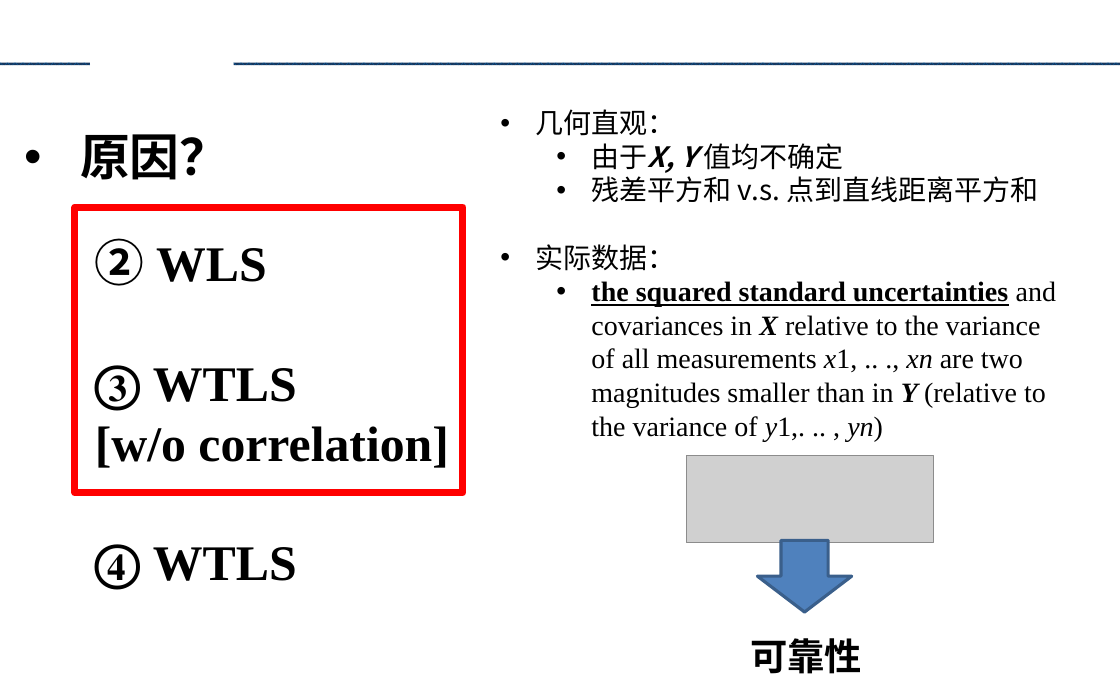
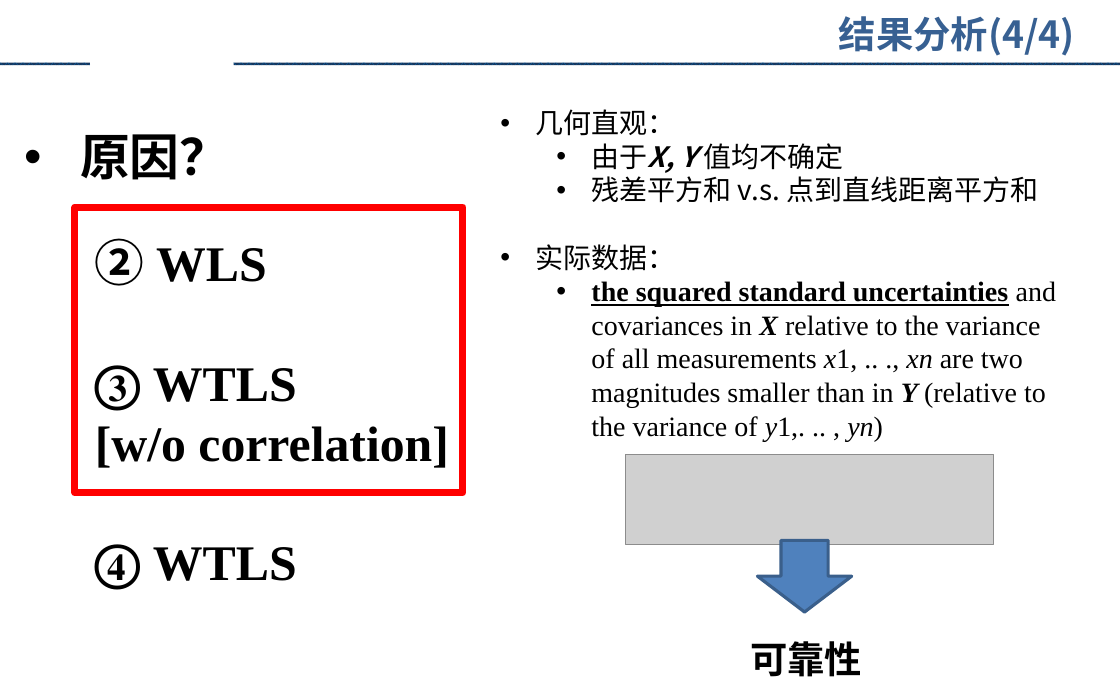
Before and after one commit to augusto-13/ErrorTheory_discussion_ppt, a slide deck: slide 30 of 2023-4-9.pptx. Drawn at 1120x700 pixels with LibreOffice and Linux fonts; fonts in the diff are those of the drawing; grey boxes stand for pictures; background and template pictures are left out. Boxes give left, top, right and bottom in pixels: in the first picture for what was removed or moved away, otherwise in the second. Text is boxed around its words. In the diff, an @@ line names an element or a change of style, - is before the commit and + after.

```diff
--- a/2023-4-9.pptx
+++ b/2023-4-9.pptx
@@ text added at [839, 16, 1075, 56], 24 pt, text #376092, bold @@
+结果分析(4/4)
@@ picture: place and size @@
-picture at [687, 456, 933, 543]
+picture at [626, 455, 995, 544]
```
Also in this commit, not shown: 9 other slides changed, 7 slides added, 2 slides removed.
